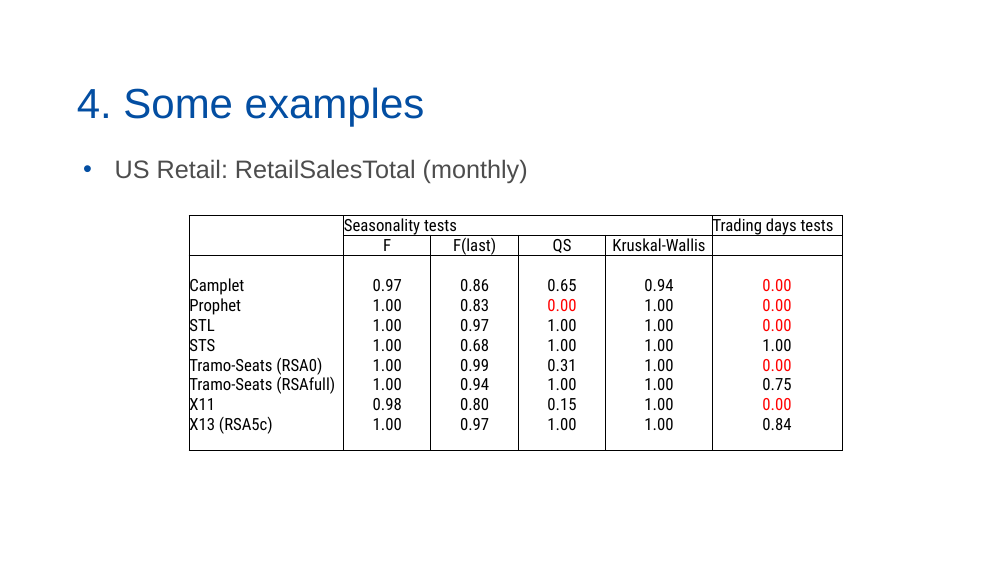
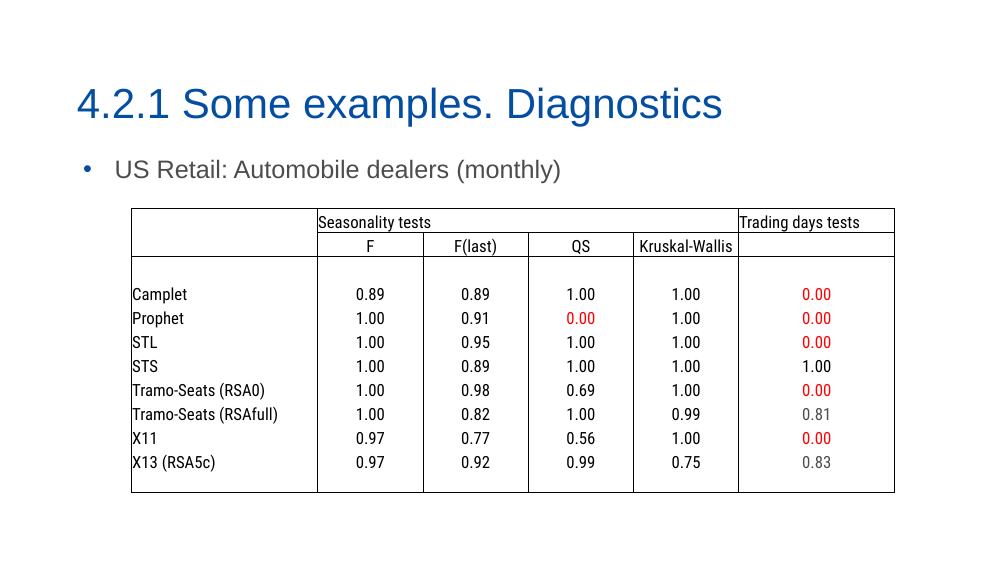
Before and after one commit to palatej/ESTP2026, a slide deck: slide 11 of 1.0 Seasonal adjustment.pptx (slide 12 before the commit). Drawn at 1008x567 pixels with LibreOffice and Linux fonts; fonts in the diff are those of the drawing. Boxes give left, top, right and bottom in pixels: in the first picture for what was removed or moved away, otherwise in the second. Text is boxed around its words. In the diff, an @@ line names an element or a change of style, - is before the commit and + after.

```diff
--- a/1.0 Seasonal adjustment.pptx
+++ b/1.0 Seasonal adjustment.pptx
@@ title at [77,87,723,127]: text changed @@
-4. Some examples
+4.2.1 Some examples. Diagnostics
@@ text at [115,159,561,183]: text changed @@
-• US Retail: RetailSalesTotal (monthly)
+• US Retail: Automobile dealers (monthly)
@@ table at [132,208,895,492] @@
-row 4: Camplet | 0.97 | 0.86 | 0.65 | 0.94 | 0.00
+row 4: Camplet | 0.89 | 0.89 | 1.00 | 1.00 | 0.00
-row 5, column 3: 0.83
+row 5, column 3: 0.91
-row 6, column 3: 0.97
+row 6, column 3: 0.95
-row 7, column 3: 0.68
+row 7, column 3: 0.89
-row 8, column 3: 0.99
+row 8, column 3: 0.98
-row 8, column 4: 0.31
+row 8, column 4: 0.69
-row 9: Tramo-Seats (RSAfull) | 1.00 | 0.94 | 1.00 | 1.00 | 0.75
+row 9: Tramo-Seats (RSAfull) | 1.00 | 0.82 | 1.00 | 0.99 | 0.81
-row 10: X11 | 0.98 | 0.80 | 0.15 | 1.00 | 0.00
+row 10: X11 | 0.97 | 0.77 | 0.56 | 1.00 | 0.00
-row 11: X13 (RSA5c) | 1.00 | 0.97 | 1.00 | 1.00 | 0.84
+row 11: X13 (RSA5c) | 0.97 | 0.92 | 0.99 | 0.75 | 0.83
@@ table: place and size @@
-table at [189,216,843,457]
+table at [132,208,895,492]
```
Also in this commit, not shown: 5 other slides changed, 1 slide added, 1 slide removed, 3 other files.
